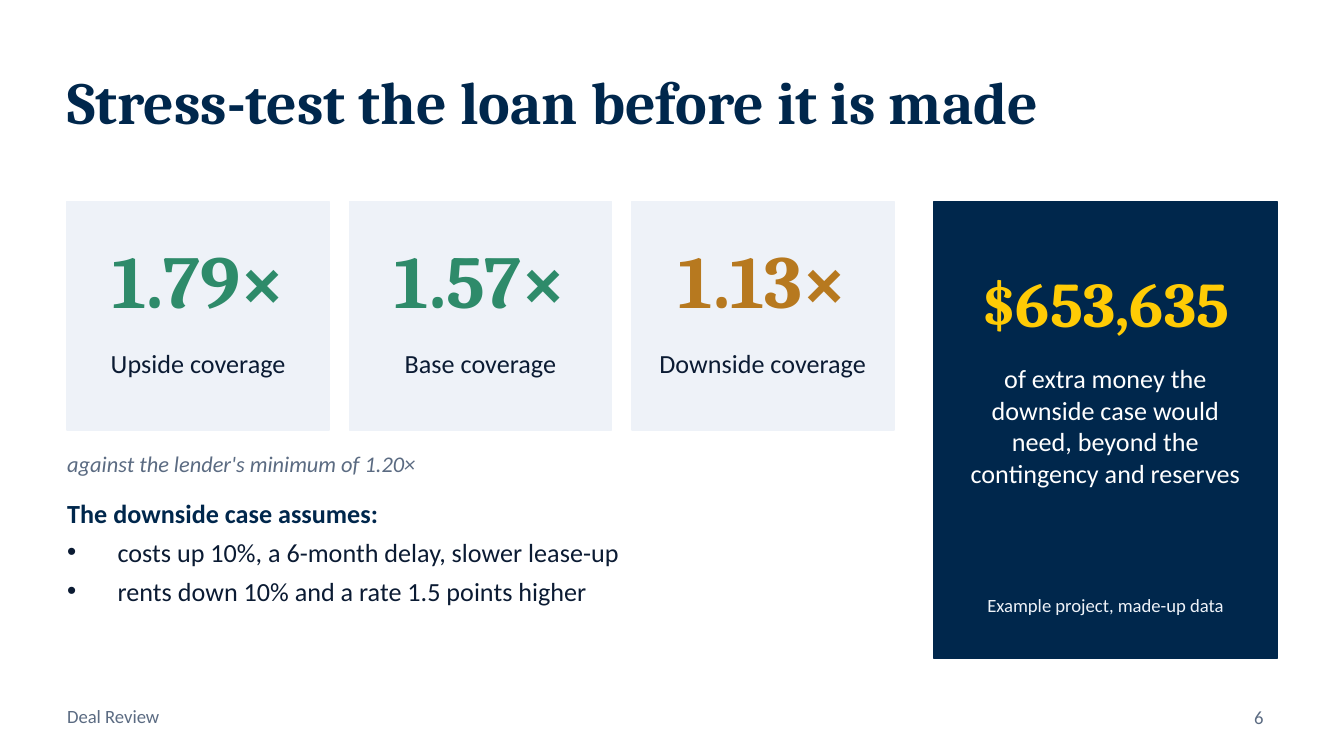
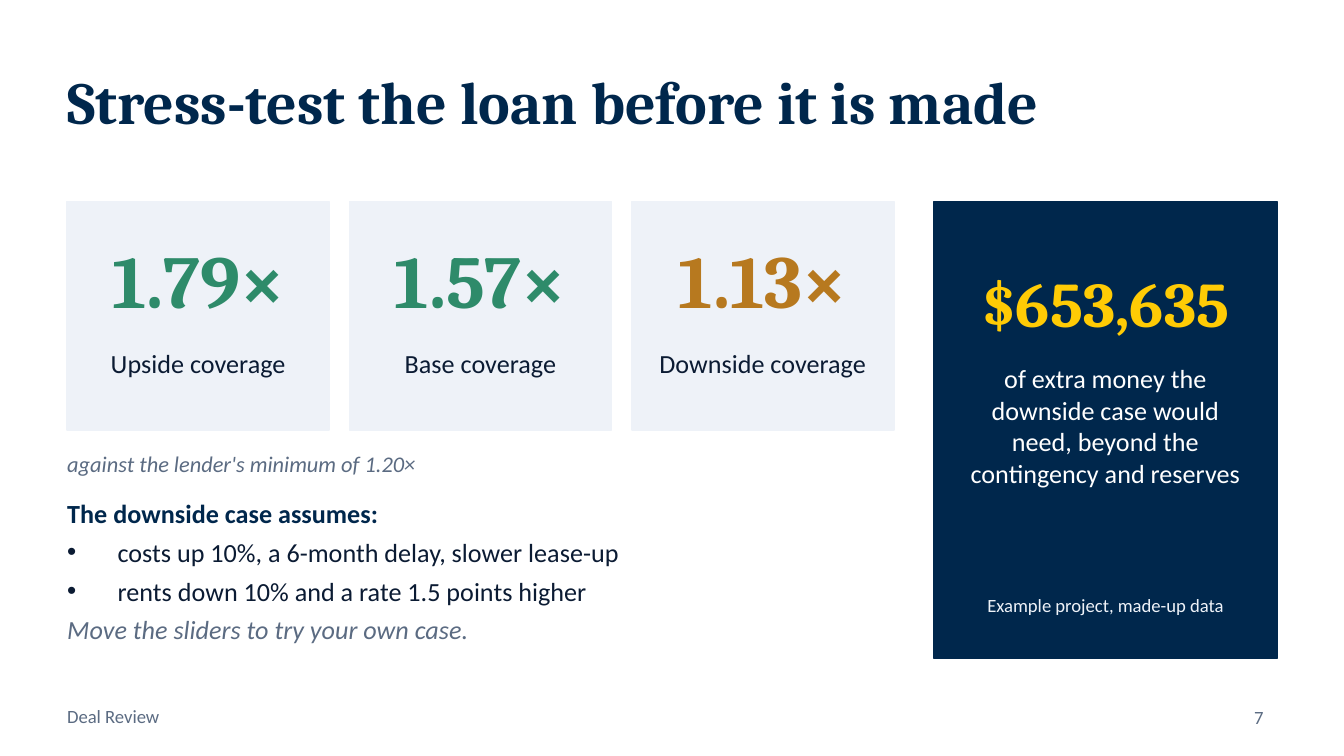
Before and after one commit to Ross-Business-Tech/Urge-Project-2, a slide deck: slide 7 of docs/Deal-Review-Presentation.pptx (slide 6 before the commit). Drawn at 1344x756 pixels with LibreOffice and Linux fonts; fonts in the diff are those of the drawing. Boxes give left, top, right and bottom in pixels: in the first picture for what was removed or moved away, otherwise in the second. Text is boxed around its words. In the diff, an @@ line names an element or a change of style, - is before the commit and + after.

```diff
--- a/docs/Deal-Review-Presentation.pptx
+++ b/docs/Deal-Review-Presentation.pptx
@@ text at <box>67,621,468,643</box>: paragraph added @@
+Move the sliders to try your own case.
@@ page number at <box>1254,712,1263,724</box>: text changed @@
-6
+7
```
Also in this commit, not shown: 2 other slides changed, 5 slides added, 5 slides removed, 1 other file.
